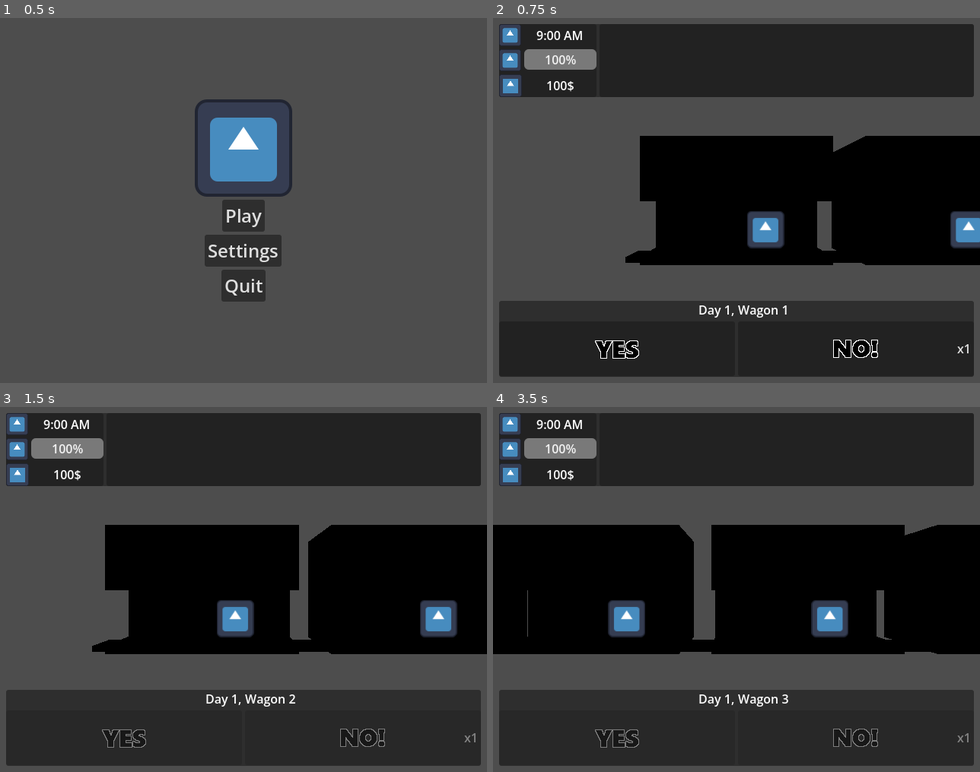
Above: before the commit, frames 1-4 (two rows, left to right).
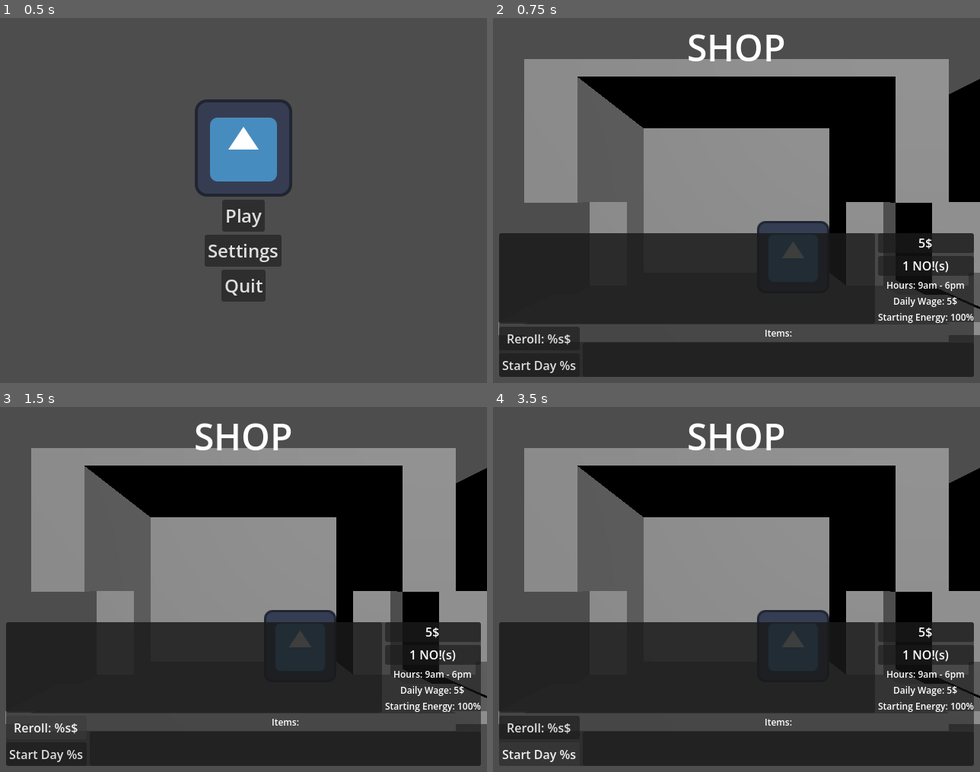
Above: after the commit, the same moments.

Repository: Smg065/WGJ2026
Game: Godot game, scene res://Scenes/MainMenu.tscn
Two runs of this game, one before a commit and one after it. Both use one fixed random seed, a clock stepped at 60 frames per second and the inputs below. The project has no main scene, so this scene is started directly. The engine's default icon, where the game draws it, is replaced by a stand-in: a white triangle on a blue panel in a dark square.
Inputs (mouse positions are in pixels of both pictures, inside the frame that each line leads up to):
- Up to frame 1 (0.5 s): no input
- Up to frame 2 (0.75 s): click "Play" at 0.5 s
- Up to frame 3 (1.5 s): click (48, 728) at 1.25 s, where only the run after the commit has a clickable "Reroll: %s$"
- Up to frame 4 (3.5 s): click (541, 753) at 2 s, where only the run after the commit has a clickable "Start Day %s"; click (541, 753) at 2.75 s, where only the run after the commit has a clickable "Start Day %s"

Frame 1 is identical in both runs. In frame 2, 67% of the frame differs, in the area x 1-100%, y 1-98%; in frame 3, 68%; in frame 4, 72%, in the area x 0-100%, y 1-98%.

Commit message:
ShopLayout

Diff:
--- a/Resources/Requests/ExampleRequest.tres
+++ b/Resources/Requests/ExampleRequest.tres
@@ -5,7 +5,7 @@
 
 [resource]
 script = ExtResource("2_l4cht")
-dialogueEn = "This is an example"
+dialogueEn = "This is an example."
 energyCost = 10
 timeCost = 2
 moneyCost = 5
--- a/Resources/TrainWagon.tscn
+++ b/Resources/TrainWagon.tscn
@@ -7,7 +7,7 @@
 script = ExtResource("1_ndcw0")
 
 [node name="CSGBox3D" type="CSGBox3D" parent="." unique_id=1458888110]
-transform = Transform3D(-4.371139e-08, 0, -1, 0, 1, 0, 1, 0, -4.371139e-08, 0, 0, -7)
+transform = Transform3D(-4.371139e-08, 0, -1, 0, 1, 0, 1, 0, -4.371139e-08, 0, 0, -4)
 size = Vector3(4, 4, 6)
 
 [node name="CSGBox3D2" type="CSGBox3D" parent="CSGBox3D" unique_id=955040334]
--- a/Scenes/Gameplay.tscn
+++ b/Scenes/Gameplay.tscn
@@ -7,10 +7,17 @@
 [ext_resource type="Texture2D" uid="uid://dsdhfod08xkcd" path="res://Sprites/UI/No.png" id="4_mofsa"]
 [ext_resource type="PackedScene" uid="uid://by6nvg44u7bqr" path="res://Resources/ResourceModPanel.tscn" id="4_u8j7u"]
 
-[node name="Gameplay" type="Node3D" unique_id=636112707 node_paths=PackedStringArray("trainRoot", "mainUI", "dayLabel", "wagonLabel", "timeLabel", "timeCost", "energyBar", "energyCost", "moneyLabel", "moneyCost", "yesButton", "noButton", "nosCost", "charPort", "charDialogue", "earningsUI", "dayCompleteLabel", "timeMoneyBonus", "energyMoneyBonus", "noMoneyBonus", "dailyWageLabel", "dayEndTotalLabel", "dayEndUIButton")]
+[sub_resource type="LabelSettings" id="LabelSettings_ir5nv"]
+font_size = 48
+
+[sub_resource type="LabelSettings" id="LabelSettings_u8j7u"]
+font_size = 12
+
+[node name="Gameplay" type="Node3D" unique_id=636112707 node_paths=PackedStringArray("trainRoot", "mainScene", "mainUI", "dayLabel", "wagonLabel", "timeLabel", "timeCost", "energyBar", "energyCost", "moneyLabel", "moneyCost", "yesButton", "noButton", "nosCost", "charPort", "charDialogue", "earningsUI", "dayCompleteLabel", "timeMoneyBonus", "energyMoneyBonus", "noMoneyBonus", "dailyWageLabel", "dayEndTotalLabel", "dayEndUIButton", "shopUI")]
 script = ExtResource("1_r5ka5")
-trainRoot = NodePath("TrainRoot")
+trainRoot = NodePath("MainScene/TrainRoot")
 wagonPrefab = ExtResource("2_tdndw")
+mainScene = NodePath("MainScene")
 mainUI = NodePath("MainUI")
 dayLabel = NodePath("MainUI/UIVBox/BottomPanel/BottomVBox/DayWagonHBox/DayLabel")
 wagonLabel = NodePath("MainUI/UIVBox/BottomPanel/BottomVBox/DayWagonHBox/WagonLabel")
@@ -33,13 +40,19 @@
 dailyWageLabel = NodePath("DayEndUI/DayEndVPanel/DayEndPanelContainer/DayEndVBox/DailyWageLabel")
 dayEndTotalLabel = NodePath("DayEndUI/DayEndVPanel/DayEndPanelContainer/DayEndVBox/TotalEarnings")
 dayEndUIButton = NodePath("DayEndUI/DayEndVPanel/DayEndPanelContainer/DayEndVBox/DayEndContinue")
+shopUI = NodePath("ShopUI")
 
 [node name="Cam" type="Camera3D" parent="." unique_id=351483388]
-transform = Transform3D(1, 0, 0, 0, 1, 0, 0, 0, 1, 0, 0, 1)
-
-[node name="TrainRoot" type="Node3D" parent="." unique_id=815444279]
+
+[node name="MainScene" type="Node3D" parent="." unique_id=1850959170]
+
+[node name="TrainRoot" type="Node3D" parent="MainScene" unique_id=815444279]
+
+[node name="DirectionalLight3D" type="DirectionalLight3D" parent="MainScene" unique_id=448671764]
+transform = Transform3D(0.6123724, -0.70710677, 0.35355338, 0.6123724, 0.70710677, 0.35355338, -0.5, 0, 0.8660254, 0, 0, 0)
 
 [node name="MainUI" type="Control" parent="." unique_id=1406061247]
+visible = false
 layout_mode = 3
 anchors_preset = 15
 anchor_right = 1.0
@@ -301,5 +314,166 @@
 layout_mode = 2
 text = "Continue"
 
+[node name="ShopUI" type="Control" parent="." unique_id=776344173]
+layout_mode = 3
+anchors_preset = 15
+anchor_right = 1.0
+anchor_bottom = 1.0
+grow_horizontal = 2
+grow_vertical = 2
+
+[node name="ShopLabel" type="Label" parent="ShopUI" unique_id=1713642362]
+layout_mode = 1
+anchors_preset = 10
+anchor_right = 1.0
+offset_bottom = 77.0
+grow_horizontal = 2
+text = "SHOP"
+label_settings = SubResource("LabelSettings_ir5nv")
+horizontal_alignment = 1
+vertical_alignment = 1
+
+[node name="MainShop" type="Panel" parent="ShopUI" unique_id=442694603]
+layout_mode = 1
+anchors_preset = -1
+anchor_top = 1.0
+anchor_right = 1.0
+anchor_bottom = 1.0
+offset_left = 8.0
+offset_right = -8.0
+offset_bottom = -8.0
+grow_horizontal = 2
+grow_vertical = 0
+
+[node name="PanelContainer" type="PanelContainer" parent="ShopUI/MainShop" unique_id=835867877]
+layout_mode = 1
+anchors_preset = -1
+anchor_right = 1.0
+anchor_bottom = 1.0
+grow_horizontal = 2
+grow_vertical = 0
+
+[node name="ShopMainVBox" type="VBoxContainer" parent="ShopUI/MainShop/PanelContainer" unique_id=1718408469]
+layout_mode = 2
+size_flags_horizontal = 3
+
+[node name="ShopHBox" type="HBoxContainer" parent="ShopUI/MainShop/PanelContainer/ShopMainVBox" unique_id=748578248]
+layout_mode = 2
+size_flags_vertical = 3
+
+[node name="ShopPanel" type="Panel" parent="ShopUI/MainShop/PanelContainer/ShopMainVBox/ShopHBox" unique_id=501271864]
+layout_mode = 2
+size_flags_horizontal = 3
+
+[node name="ForSaleHBox" type="HBoxContainer" parent="ShopUI/MainShop/PanelContainer/ShopMainVBox/ShopHBox/ShopPanel" unique_id=708288558]
+layout_mode = 1
+anchors_preset = 15
+anchor_right = 1.0
+anchor_bottom = 1.0
+grow_horizontal = 2
+grow_vertical = 2
+
+[node name="Stats" type="VBoxContainer" parent="ShopUI/MainShop/PanelContainer/ShopMainVBox/ShopHBox" unique_id=652844875]
+layout_mode = 2
+alignment = 1
+
+[node name="MoneyPanelBack" type="Panel" parent="ShopUI/MainShop/PanelContainer/ShopMainVBox/ShopHBox/Stats" unique_id=68121168]
+custom_minimum_size = Vector2(0, 26)
+layout_mode = 2
+
+[node name="MoneyLabelShop" type="Label" parent="ShopUI/MainShop/PanelContainer/ShopMainVBox/ShopHBox/Stats/MoneyPanelBack" unique_id=1132460559]
+layout_mode = 1
+anchors_preset = 15
+anchor_right = 1.0
+anchor_bottom = 1.0
+grow_horizontal = 2
+grow_vertical = 2
+text = "5$"
+horizontal_alignment = 1
+vertical_alignment = 1
+
+[node name="NoPanel" type="Panel" parent="ShopUI/MainShop/PanelContainer/ShopMainVBox/ShopHBox/Stats" unique_id=68943314]
+custom_minimum_size = Vector2(0, 26)
+layout_mode = 2
+
+[node name="NoLabel" type="Label" parent="ShopUI/MainShop/PanelContainer/ShopMainVBox/ShopHBox/Stats/NoPanel" unique_id=130294654]
+layout_mode = 1
+anchors_preset = 15
+anchor_right = 1.0
+anchor_bottom = 1.0
+grow_horizontal = 2
+grow_vertical = 2
+text = "1 NO!(s)"
+horizontal_alignment = 1
+vertical_alignment = 1
+
+[node name="HoursLabel" type="Label" parent="ShopUI/MainShop/PanelContainer/ShopMainVBox/ShopHBox/Stats" unique_id=2029189624]
+layout_mode = 2
+text = "Hours: 9am - 6pm"
+label_settings = SubResource("LabelSettings_u8j7u")
+horizontal_alignment = 1
+vertical_alignment = 1
+
+[node name="WageLabel" type="Label" parent="ShopUI/MainShop/PanelContainer/ShopMainVBox/ShopHBox/Stats" unique_id=15184132]
+layout_mode = 2
+text = "Daily Wage: 5$"
+label_settings = SubResource("LabelSettings_u8j7u")
+horizontal_alignment = 1
+vertical_alignment = 1
+
+[node name="StartingEnergy" type="Label" parent="ShopUI/MainShop/PanelContainer/ShopMainVBox/ShopHBox/Stats" unique_id=1732230516]
+layout_mode = 2
+text = "Starting Energy: 100%"
+label_settings = SubResource("LabelSettings_u8j7u")
+horizontal_alignment = 1
+vertical_alignment = 1
+
+[node name="BottomPanel" type="HBoxContainer" parent="ShopUI/MainShop/PanelContainer/ShopMainVBox" unique_id=113858148]
+layout_mode = 2
+size_flags_vertical = 3
+
+[node name="ProgressButtons" type="VBoxContainer" parent="ShopUI/MainShop/PanelContainer/ShopMainVBox/BottomPanel" unique_id=606901371]
+layout_mode = 2
+
+[node name="RerollButton" type="Button" parent="ShopUI/MainShop/PanelContainer/ShopMainVBox/BottomPanel/ProgressButtons" unique_id=2106221979]
+layout_mode = 2
+size_flags_vertical = 3
+text = "Reroll: %s$"
+
+[node name="NextDayButton" type="Button" parent="ShopUI/MainShop/PanelContainer/ShopMainVBox/BottomPanel/ProgressButtons" unique_id=457285688]
+layout_mode = 2
+size_flags_vertical = 3
+text = "Start Day %s"
+
+[node name="ItemsInfo" type="VBoxContainer" parent="ShopUI/MainShop/PanelContainer/ShopMainVBox/BottomPanel" unique_id=1496230075]
+layout_mode = 2
+size_flags_horizontal = 3
+
+[node name="ItemsLabel" type="Label" parent="ShopUI/MainShop/PanelContainer/ShopMainVBox/BottomPanel/ItemsInfo" unique_id=1960439303]
+layout_mode = 2
+text = "Items:"
+label_settings = SubResource("LabelSettings_u8j7u")
+horizontal_alignment = 1
+vertical_alignment = 1
+
+[node name="ItemsPanel" type="Panel" parent="ShopUI/MainShop/PanelContainer/ShopMainVBox/BottomPanel/ItemsInfo" unique_id=1951414216]
+custom_minimum_size = Vector2(0, 24)
+layout_mode = 2
+size_flags_vertical = 3
+
+[node name="ItemsScrollContainer" type="ScrollContainer" parent="ShopUI/MainShop/PanelContainer/ShopMainVBox/BottomPanel/ItemsInfo/ItemsPanel" unique_id=1152922319]
+layout_mode = 1
+anchors_preset = 15
+anchor_right = 1.0
+anchor_bottom = 1.0
+grow_horizontal = 2
+grow_vertical = 2
+
+[node name="ItemsHBox" type="HBoxContainer" parent="ShopUI/MainShop/PanelContainer/ShopMainVBox/BottomPanel/ItemsInfo/ItemsPanel/ItemsScrollContainer" unique_id=1221653540]
+layout_mode = 2
+size_flags_horizontal = 3
+size_flags_vertical = 3
+
 [connection signal="pressed" from="MainUI/UIVBox/BottomPanel/BottomVBox/Buttons/YesButton" to="." method="yes_pressed"]
 [connection signal="pressed" from="MainUI/UIVBox/BottomPanel/BottomVBox/Buttons/NoButton" to="." method="no_pressed"]
+[connection signal="pressed" from="DayEndUI/DayEndVPanel/DayEndPanelContainer/DayEndVBox/DayEndContinue" to="." method="to_shop"]
--- a/Scripts/Gameplay.gd
+++ b/Scripts/Gameplay.gd
@@ -9,6 +9,8 @@
 var slideProgress : float = 0
 @export var wagonPrefab : PackedScene
 const WAGON_SPACE : float = 7
+
+@export var mainScene : Node3D
 
 var moveTrain : bool
 @export var totalWagons : int = 6
@@ -47,6 +49,10 @@
 @export var dayEndTotalLabel : Label
 @export var dayEndUIButton : Button
 
+@export_category("Shop UI")
+@export var shopUI : Control
+
+@export_category("Resources")
 @export var day : int = 0:
 	get:
 		return day
@@ -73,7 +79,7 @@
 	set(newEnergy):
 		energy = clampi(newEnergy, 0, 100)
 		update_energy_vis()
-@export var money : int = 100:
+@export var money : int = 10:
 	get:
 		return money
 	set(newMoney):
@@ -86,7 +92,9 @@
 	update_energy_vis()
 	update_money_vis()
 
+##Starts a new day
 func start_new_day():
+	mainScene.show()
 	day += 1
 	nos = day
 	energy = 100
@@ -99,11 +107,12 @@
 	#Setup the back wagon
 	spawn_next_wagon()
 	spawn_next_wagon()
-	slideProgress = 1
+	move_train(1)
 	#Update UIs
 	update_day_vis()
 	update_wagon_vis()
 
+##Ends the current day
 func end_day():
 	mainUI.hide()
 	earningsUI.show()
@@ -251,3 +260,8 @@
 		charPort.texture = curRequest.charNo
 	nos -= 1
 	spawn_next_wagon()
+
+func to_shop() -> void:
+	earningsUI.hide()
+	shopUI.show()
+	mainScene.hide()
